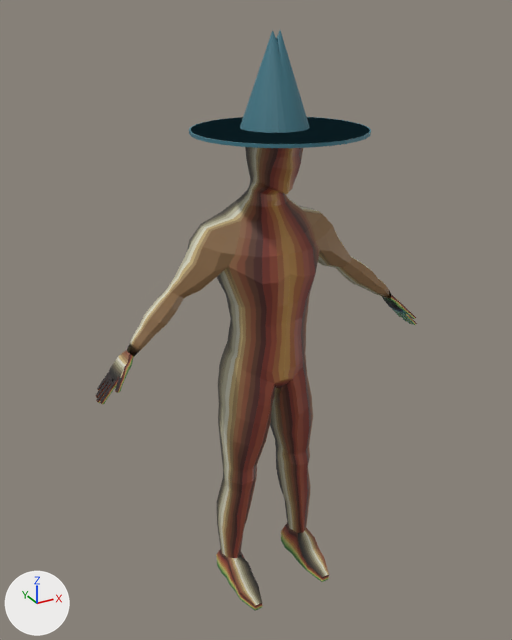
Renders of the FBX model assets/models/character.fbx from each side of a commit.
Both versions are drawn from a camera (50 mm lens) standing at (-0.719, -1.796, 1.988) and looking at (0.249, -0.035, 1.108). Arrows for +X, +Y and +Z are at lower left; the lights stay in place. Where no turn or scale is listed for an object, it has been applied to the vertices.
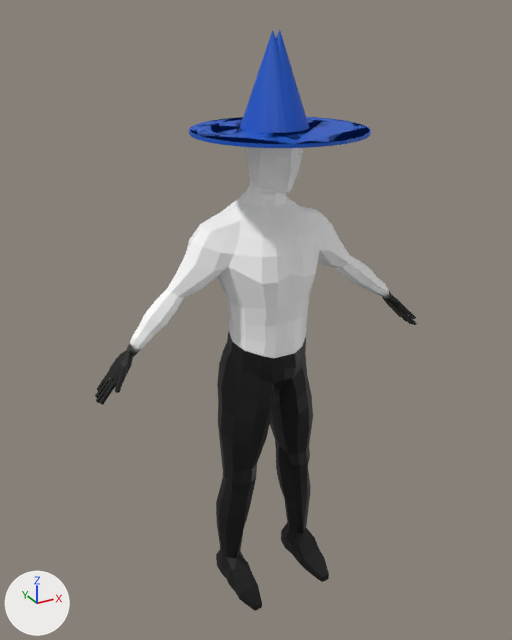
Where the newer file only moved an object's origin or applied its transform, the numbers keep the older frame.

Changed parts and their boxes (x1, y1, x2, y2) in the pictures (512 x 640 px; the box of a moved part takes in the faces that stretch with it):
```json
{"object": "Cylinder", "change": "surface changed, reshaped", "before": [96, 30, 417, 610], "after": [95, 30, 417, 611]}
{"part": 1, "of": "me_cylinder_001", "change": "moved or reshaped", "before": [279, 35, 283, 68], "after": [279, 33, 282, 64]}
{"part": 2, "of": "me_cylinder_001", "change": "moved or reshaped", "before": [98, 368, 119, 393], "after": [97, 369, 119, 393]}
{"part": 3, "of": "me_cylinder_001", "change": "surface changed", "before": [96, 30, 417, 610], "after": [96, 30, 417, 610]}
```

Edits to the scene script, one JSON object a line:
```json
{"op": "add", "block": "img_red_blue_texture_jpg", "code": ["img_red_blue_texture_jpg = load_image('red_blue_texture.jpg', '_unpacked/red_blue_texture.jpg', 735, 490, 'sRGB')"]}
{"op": "set", "path": "mat_material.texture", "old": "img_tree_texture_png", "new": "img_red_blue_texture_jpg"}
{"block": "me_cylinder_001", "where": "# used by ob_cylinder; location = (0.291, -0.019, -0.031)"}
{"block": "me_cylinder_001", "where": "# verts and faces of me_cylinder_001; kept vertices keep their numbers, new ones are numbered from 1547"}
{"block": "me_cylinder_001", "where": "# before: 707 (0.0, -0.07, 1.91) at pixel (280, 55), 1461 (-0.05, -0.13, 1.72) at pixel (272, 133), 1462 (-0.04, -0.14, 1.72) at pixel (280, 133), 1463 (-0.02, -0.14, 1.72) at pixel (287, 133), 1480 (0.01, -0.05, 1.97) at pixel (280, 29)"}
{"block": "me_cylinder_001", "where": "# before: 1481 (-0.01, -0.09, 1.84) at pixel (280, 81), 1482 (-0.02, -0.11, 1.78) at pixel (280, 107)"}
{"op": "remove", "block": "me_cylinder_001", "code": "me_cylinder_001.from_pydata(...)  # 1547 vertices, 1456 faces; spans x -0.57..0.57, y -0.32..0.17, z 0.17..1.97"}
{"op": "add", "block": "me_cylinder_001", "code": "me_cylinder_001.from_pydata(...)  # 1548 vertices, 1456 faces; spans x -0.57..0.57, y -0.32..0.17, z 0.17..1.97"}
{"block": "me_cylinder_001", "change": "me_cylinder_001 part 1"}
{"op": "add", "block": "me_cylinder_001", "code": "delete_faces([(707, 1480, 1461, 1462, 1482, 1481), (707, 1481, 1482, 1462, 1463, 1480)])"}
{"op": "add", "block": "me_cylinder_001", "code": "verts[1553] = (0.0, -0.07, 1.91)  # pixel (279, 55)"}
{"op": "add", "block": "me_cylinder_001", "code": "faces += [(1461, 1462, 1482, 1481, 1553, 1480), (1462, 1463, 1480, 1553, 1481, 1482)]"}
{"block": "me_cylinder_001", "change": "me_cylinder_001 part 2"}
{"block": "me_cylinder_001", "change": "6 vertices are removed from x -0.54..-0.5, y -0.1..0.0, z 1.02..1.07"}
{"block": "me_cylinder_001", "change": "51 faces are deleted"}
{"block": "me_cylinder_001", "change": "2 vertices move within x -0.51, y -0.02..0.0, z 1.06"}
{"block": "me_cylinder_001", "change": "6 vertices are added at (-0.52, -0.03, 1.07), (-0.52, -0.05, 1.07), (-0.52, -0.02, 1.06), (-0.52, 0.0, 1.06), (-0.55, -0.01, 1.02), (-0.53, -0.1, 1.06)"}
{"block": "me_cylinder_001", "change": "51 new faces join them"}
{"block": "me_cylinder_001", "change": "me_cylinder_001 part 3: 1401 kept faces spanning x -0.57..0.57, y -0.32..0.17, z 0.17..1.97 get new texture (UV) coordinates"}
```
